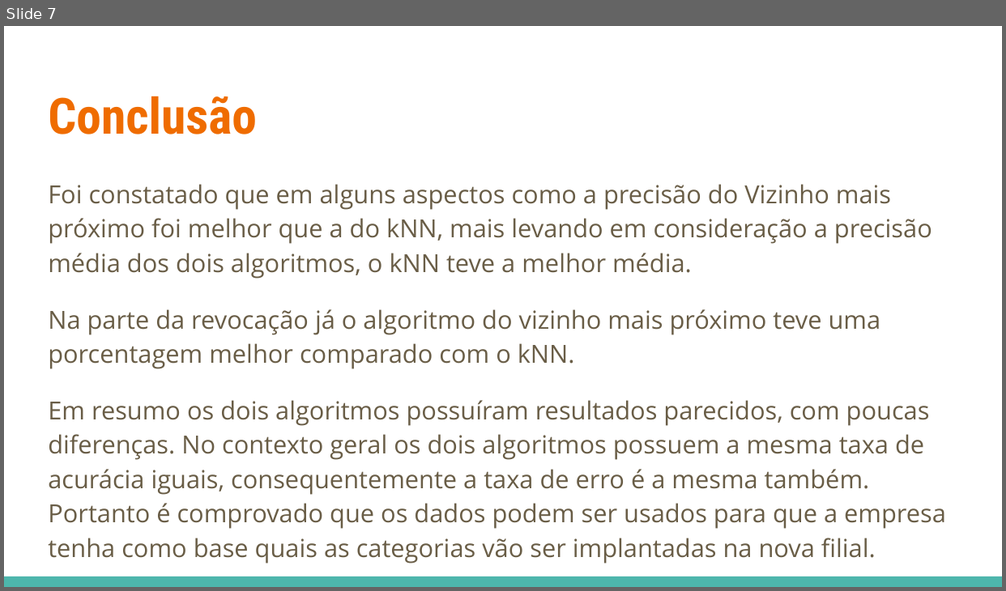
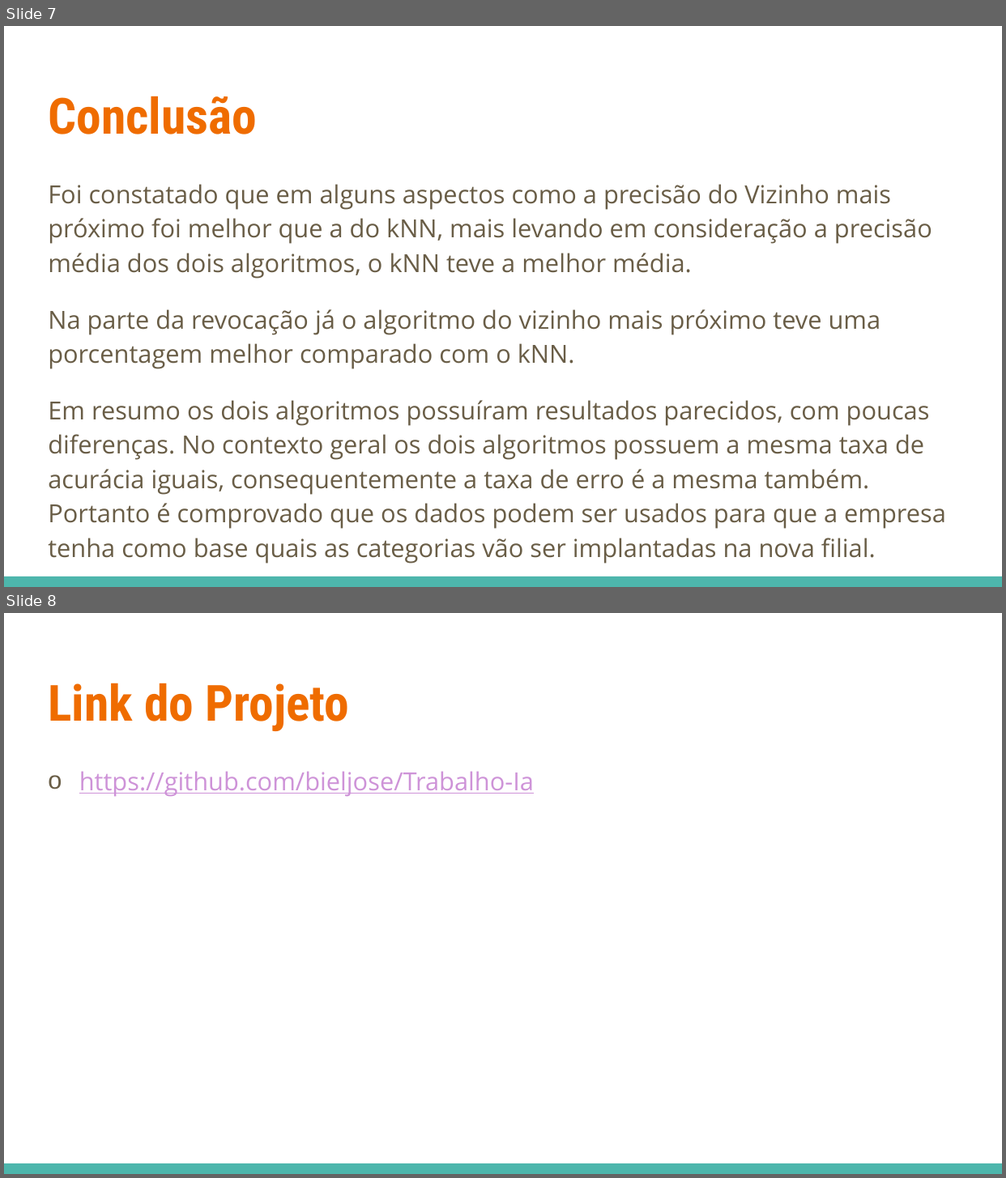
Before and after one commit to bieljose/Trabalho-Ia, a slide deck: Trabalho IA.pptx. Shown one above the other, each under a label of ours: slide 7 before the commit, slides 7 and 8 after it. The pictures are 1006x591 and 1006x1178 pixels, drawn with LibreOffice and Linux fonts; fonts in the diff are those of the drawing. Boxes give left, top, right and bottom in pixels: in the first picture for what was removed or moved away, otherwise in the second. Text is boxed around its words. In the diff, an @@ line names an element or a change of style, - is before the commit and + after.

```diff
--- a/Trabalho IA.pptx
+++ b/Trabalho IA.pptx
@@ slide 8 added at box(4, 613, 1002, 1174), background #FFFFFF; not listed: 1 template element that a slide beside it also shows @@
@@ title added at box(48, 683, 349, 731), 36 pt, text #EF6C00, bold @@
+Link do Projeto
@@ text added at box(79, 771, 534, 797), 18 pt, text #CE93D8, underline @@
+o https://github.com/bieljose/Trabalho-Ia
```
